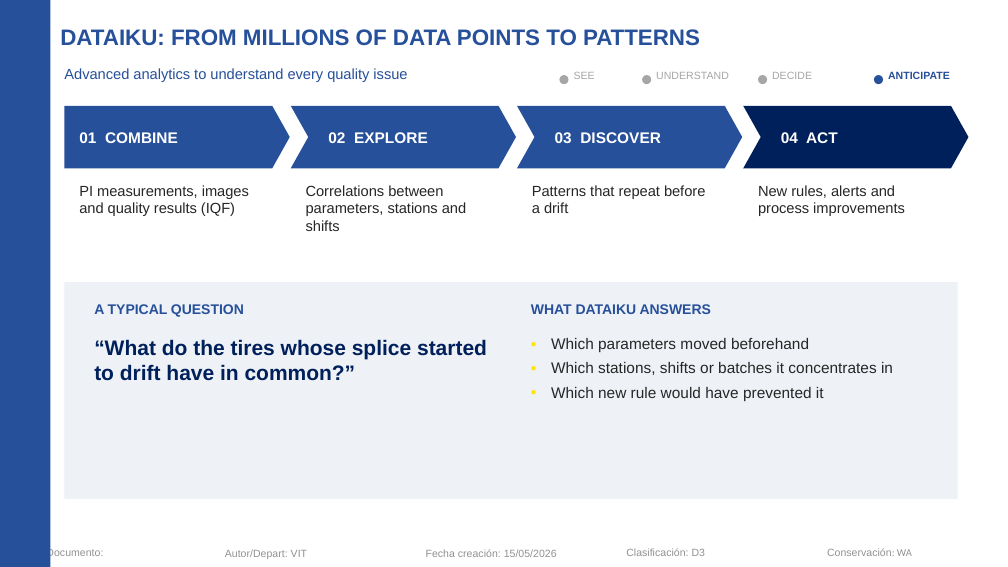
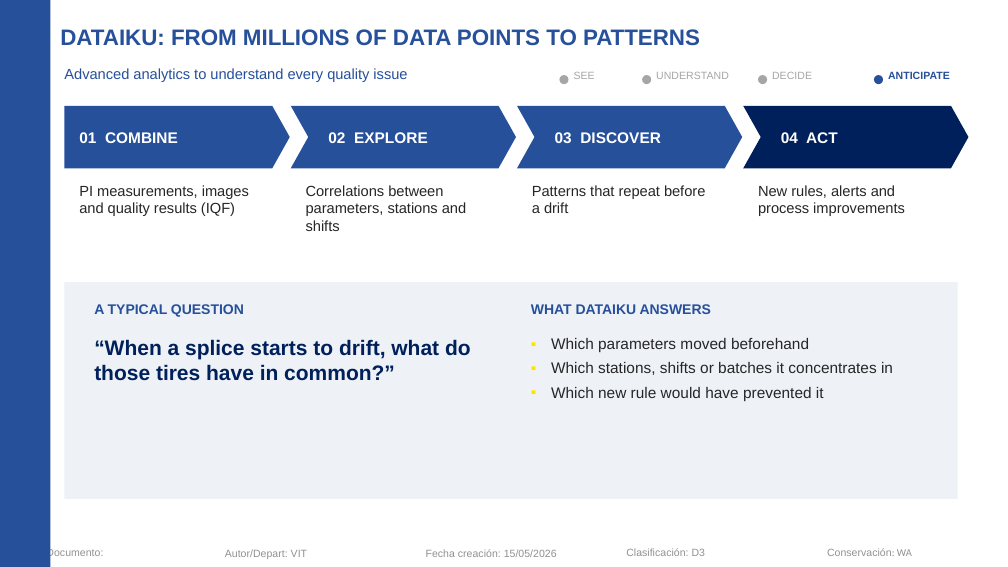
Before and after one commit to Asierenux/blank-app, a slide deck: slide 21 of presentaciones/Michelin_Hyundai_Digital_Manufacturing_EN_5.pptx. Drawn at 1008x567 pixels with LibreOffice and Linux fonts; fonts in the diff are those of the drawing; background and template pictures are left out. Boxes give left, top, right and bottom in pixels: in the first picture for what was removed or moved away, otherwise in the second. Text is boxed around its words. In the diff, an @@ line names an element or a change of style, - is before the commit and + after.

```diff
--- a/presentaciones/Michelin_Hyundai_Digital_Manufacturing_EN_5.pptx
+++ b/presentaciones/Michelin_Hyundai_Digital_Manufacturing_EN_5.pptx
@@ text at bbox=[94, 339, 471, 381]: text changed @@
-“What do the tires whose splice started to drift have in common?”
+“When a splice starts to drift, what do those tires have in common?”
```
